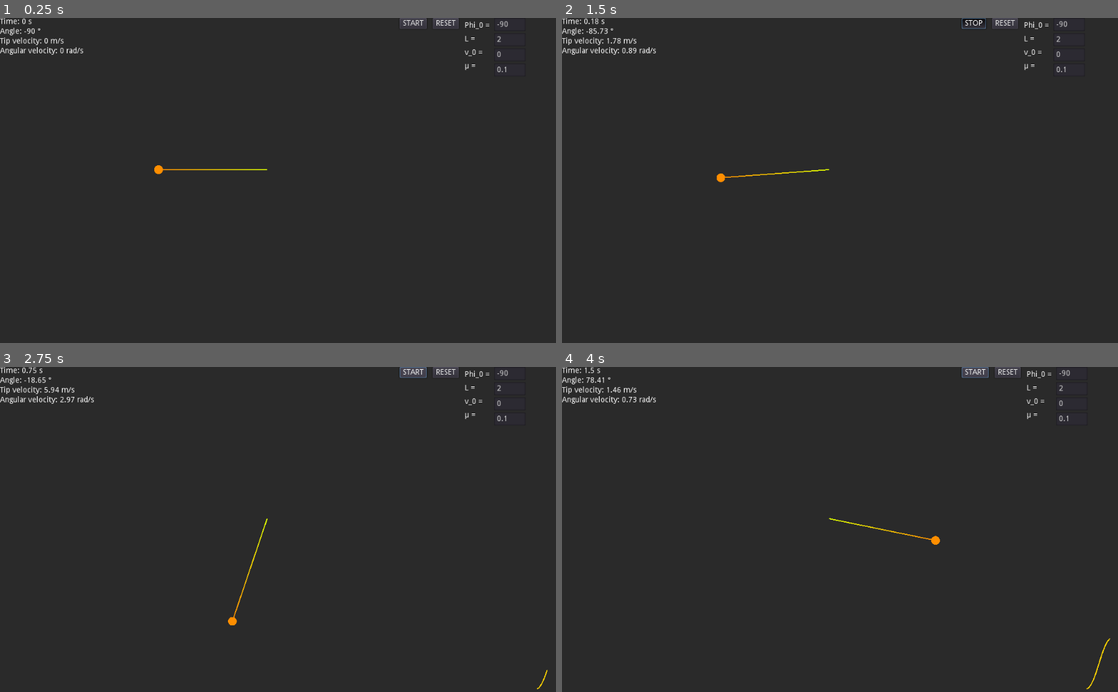
Above: before the commit, frames 1-4 (two rows, left to right).
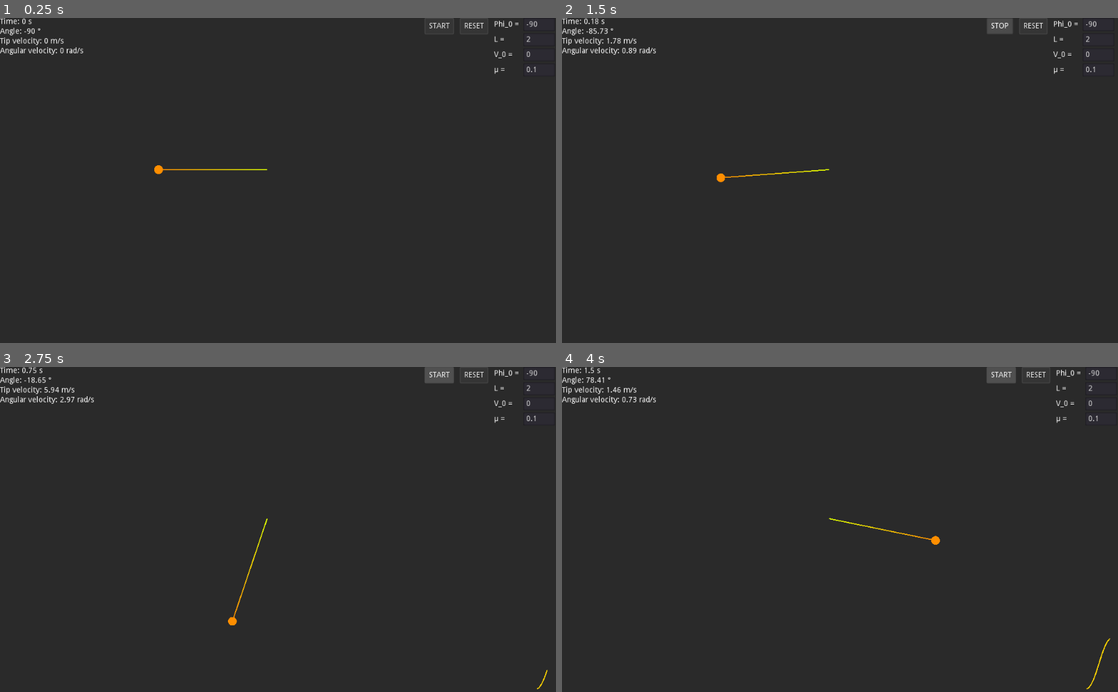
Above: after the commit, the same moments.

Repository: NuclearPhoenixx/Physics-Pendulum
Game: Godot game, scene res://scene/main.tscn
Same seed, same stepped clock (60 frames per second), same inputs: the game is played once before the commit and once after it.
Inputs:
- Up to frame 1 (0.25 s): no input
- Up to frame 2 (1.5 s): click "RESET" at 0.5 s; click "START" at 1.25 s
- Up to frame 3 (2.75 s): click "STOP" at 2 s
- Up to frame 4 (4 s): click "START" at 2.75 s; click "STOP" at 3.5 s

The runs differ from the first frame. In frame 1, 0.5% of the frame differs, in the area x 71-97%, y 0-18%; in frame 2, 0.5%; in frame 3, 0.6%; in frame 4, 0.6%.

Commit message:
small GUI changes

Diff:
--- a/scene/main.tscn
+++ b/scene/main.tscn
@@ -6,13 +6,16 @@
 [ext_resource path="res://src/gui/phi_stat.gd" type="Script" id=4]
 [ext_resource path="res://src/gui/velocity_stat.gd" type="Script" id=5]
 [ext_resource path="res://src/gui/angular_v_stat.gd" type="Script" id=6]
-[ext_resource path="res://src/gui/play_pause.gd" type="Script" id=7]
-[ext_resource path="res://src/gui/reset.gd" type="Script" id=8]
-[ext_resource path="res://src/gui/set_angle.gd" type="Script" id=9]
-[ext_resource path="res://src/gui/set_length.gd" type="Script" id=10]
-[ext_resource path="res://src/gui/set_velocity.gd" type="Script" id=11]
-[ext_resource path="res://src/gui/set_damp.gd" type="Script" id=12]
-[ext_resource path="res://src/gui/graph.gd" type="Script" id=13]
+[ext_resource path="res://texture/button_hover.tres" type="StyleBox" id=7]
+[ext_resource path="res://texture/button_press.tres" type="StyleBox" id=8]
+[ext_resource path="res://texture/button_normal.tres" type="StyleBox" id=9]
+[ext_resource path="res://src/gui/play_pause.gd" type="Script" id=10]
+[ext_resource path="res://src/gui/reset.gd" type="Script" id=11]
+[ext_resource path="res://src/gui/set_angle.gd" type="Script" id=12]
+[ext_resource path="res://src/gui/set_length.gd" type="Script" id=13]
+[ext_resource path="res://src/gui/set_velocity.gd" type="Script" id=14]
+[ext_resource path="res://src/gui/set_damp.gd" type="Script" id=15]
+[ext_resource path="res://src/gui/graph.gd" type="Script" id=16]
 
 [sub_resource type="Gradient" id=1]
 offsets = PoolRealArray( 0, 0.97351 )
@@ -22,13 +25,7 @@
 
 [sub_resource type="StyleBoxEmpty" id=3]
 
-[sub_resource type="StyleBoxEmpty" id=4]
-
-[sub_resource type="StyleBoxEmpty" id=5]
-
-[sub_resource type="StyleBoxEmpty" id=6]
-
-[node name="Node2D" type="Control"]
+[node name="Main" type="Control"]
 anchor_right = 1.0
 anchor_bottom = 1.0
 script = ExtResource( 1 )
@@ -50,7 +47,7 @@
 gradient = SubResource( 1 )
 texture_mode = 1063256064
 script = ExtResource( 2 )
-weight_color = Color( 0.996078, 0.556863, 0, 1 )
+WEIGHT_COLOR = Color( 0.996078, 0.556863, 0, 1 )
 
 [node name="StatHUD" type="VBoxContainer" parent="."]
 editor/display_folded = true
@@ -58,7 +55,7 @@
 margin_bottom = 68.0
 
 [node name="Time" type="Label" parent="StatHUD"]
-margin_right = 59.0
+margin_right = 63.0
 margin_bottom = 14.0
 text = "Time: 0 s"
 script = ExtResource( 3 )
@@ -66,7 +63,7 @@
 [node name="Angle" type="Label" parent="StatHUD"]
 pause_mode = 2
 margin_top = 18.0
-margin_right = 59.0
+margin_right = 63.0
 margin_bottom = 32.0
 text = "phi"
 script = ExtResource( 4 )
@@ -74,7 +71,7 @@
 [node name="Velocity" type="Label" parent="StatHUD"]
 pause_mode = 2
 margin_top = 36.0
-margin_right = 59.0
+margin_right = 63.0
 margin_bottom = 50.0
 text = "v"
 script = ExtResource( 5 )
@@ -82,137 +79,122 @@
 [node name="AngularV" type="Label" parent="StatHUD"]
 pause_mode = 2
 margin_top = 54.0
-margin_right = 59.0
+margin_right = 63.0
 margin_bottom = 68.0
 text = "w"
 script = ExtResource( 6 )
 
-[node name="CtrlHUD" type="HBoxContainer" parent="."]
+[node name="ControlGUI" type="HBoxContainer" parent="."]
 pause_mode = 2
 anchor_left = 1.0
 anchor_right = 1.0
-margin_left = -288.0
-margin_bottom = 80.0
-
-[node name="Buttons" type="VBoxContainer" parent="CtrlHUD"]
+margin_left = -242.0
+margin_bottom = 98.0
+
+[node name="Buttons" type="VBoxContainer" parent="ControlGUI"]
 editor/display_folded = true
-margin_right = 116.0
+margin_right = 124.0
 margin_bottom = 108.0
 
-[node name="HBoxContainer" type="HBoxContainer" parent="CtrlHUD/Buttons"]
-margin_right = 116.0
-margin_bottom = 20.0
-
-[node name="StartStop" type="Button" parent="CtrlHUD/Buttons/HBoxContainer"]
-margin_right = 50.0
-margin_bottom = 20.0
+[node name="HBoxContainer" type="HBoxContainer" parent="ControlGUI/Buttons"]
+margin_right = 124.0
+margin_bottom = 30.0
+
+[node name="StartStop" type="Button" parent="ControlGUI/Buttons/HBoxContainer"]
+margin_right = 54.0
+margin_bottom = 30.0
+focus_mode = 0
+custom_styles/hover = ExtResource( 7 )
+custom_styles/pressed = ExtResource( 8 )
+custom_styles/normal = ExtResource( 9 )
 toggle_mode = true
+enabled_focus_mode = 0
 text = "START"
-script = ExtResource( 7 )
-
-[node name="HSeparator" type="HSeparator" parent="CtrlHUD/Buttons/HBoxContainer"]
-margin_left = 54.0
-margin_right = 57.0
-margin_bottom = 20.0
+script = ExtResource( 10 )
+
+[node name="HSeparator" type="HSeparator" parent="ControlGUI/Buttons/HBoxContainer"]
+margin_left = 58.0
+margin_right = 61.0
+margin_bottom = 30.0
 custom_styles/separator = SubResource( 2 )
 
-[node name="Reset" type="Button" parent="CtrlHUD/Buttons/HBoxContainer"]
-margin_left = 61.0
-margin_right = 109.0
-margin_bottom = 20.0
+[node name="Reset" type="Button" parent="ControlGUI/Buttons/HBoxContainer"]
+margin_left = 65.0
+margin_right = 117.0
+margin_bottom = 30.0
+focus_mode = 0
+custom_styles/hover = ExtResource( 7 )
+custom_styles/normal = ExtResource( 9 )
+enabled_focus_mode = 0
 text = "RESET"
-script = ExtResource( 8 )
-
-[node name="HSeparator2" type="HSeparator" parent="CtrlHUD/Buttons/HBoxContainer"]
-margin_left = 113.0
-margin_right = 116.0
-margin_bottom = 20.0
+script = ExtResource( 11 )
+
+[node name="HSeparator2" type="HSeparator" parent="ControlGUI/Buttons/HBoxContainer"]
+margin_left = 121.0
+margin_right = 124.0
+margin_bottom = 30.0
 custom_styles/separator = SubResource( 3 )
 
-[node name="Description" type="VBoxContainer" parent="CtrlHUD"]
+[node name="Settings" type="GridContainer" parent="ControlGUI"]
 editor/display_folded = true
-margin_left = 120.0
-margin_right = 170.0
+margin_left = 128.0
+margin_right = 240.0
 margin_bottom = 108.0
-
-[node name="VSeparator3" type="VSeparator" parent="CtrlHUD/Description"]
-margin_right = 50.0
-margin_bottom = 3.0
-custom_styles/separator = SubResource( 4 )
-
-[node name="Angle" type="Label" parent="CtrlHUD/Description"]
-margin_top = 7.0
-margin_right = 50.0
-margin_bottom = 21.0
+columns = 2
+
+[node name="AngleText" type="Label" parent="ControlGUI/Settings"]
+margin_top = 5.0
+margin_right = 50.0
+margin_bottom = 19.0
 text = "Phi_0 = "
 
-[node name="VSeparator" type="VSeparator" parent="CtrlHUD/Description"]
-margin_top = 25.0
-margin_right = 50.0
-margin_bottom = 28.0
-custom_styles/separator = SubResource( 5 )
-
-[node name="Length" type="Label" parent="CtrlHUD/Description"]
-margin_top = 32.0
-margin_right = 50.0
-margin_bottom = 46.0
-text = "L = "
-
-[node name="VSeparator2" type="VSeparator" parent="CtrlHUD/Description"]
-margin_top = 50.0
-margin_right = 50.0
-margin_bottom = 53.0
-custom_styles/separator = SubResource( 6 )
-
-[node name="Velocity" type="Label" parent="CtrlHUD/Description"]
-margin_top = 57.0
-margin_right = 50.0
-margin_bottom = 71.0
-text = "v_0 = "
-
-[node name="VSeparator4" type="VSeparator" parent="CtrlHUD/Description"]
-margin_top = 75.0
-margin_right = 50.0
-margin_bottom = 78.0
-custom_styles/separator = SubResource( 6 )
-
-[node name="DampingMu" type="Label" parent="CtrlHUD/Description"]
-margin_top = 82.0
-margin_right = 50.0
-margin_bottom = 96.0
-text = "µ = "
-
-[node name="Settings" type="VBoxContainer" parent="CtrlHUD"]
-editor/display_folded = true
-margin_left = 174.0
-margin_right = 232.0
-margin_bottom = 108.0
-
-[node name="Angle" type="LineEdit" parent="CtrlHUD/Settings"]
-margin_right = 58.0
+[node name="Angle" type="LineEdit" parent="ControlGUI/Settings"]
+margin_left = 54.0
+margin_right = 112.0
 margin_bottom = 24.0
 max_length = 6
-script = ExtResource( 9 )
-
-[node name="Length" type="LineEdit" parent="CtrlHUD/Settings"]
+script = ExtResource( 12 )
+
+[node name="LengthText" type="Label" parent="ControlGUI/Settings"]
+margin_top = 33.0
+margin_right = 50.0
+margin_bottom = 47.0
+text = "L = "
+
+[node name="Length" type="LineEdit" parent="ControlGUI/Settings"]
+margin_left = 54.0
 margin_top = 28.0
-margin_right = 58.0
+margin_right = 112.0
 margin_bottom = 52.0
 max_length = 6
-script = ExtResource( 10 )
-
-[node name="Velocity" type="LineEdit" parent="CtrlHUD/Settings"]
+script = ExtResource( 13 )
+
+[node name="VelocityText" type="Label" parent="ControlGUI/Settings"]
+margin_top = 61.0
+margin_right = 50.0
+margin_bottom = 75.0
+text = "V_0 = "
+
+[node name="Velocity" type="LineEdit" parent="ControlGUI/Settings"]
+margin_left = 54.0
 margin_top = 56.0
-margin_right = 58.0
+margin_right = 112.0
 margin_bottom = 80.0
 max_length = 6
-script = ExtResource( 11 )
-
-[node name="Damp" type="LineEdit" parent="CtrlHUD/Settings"]
+script = ExtResource( 14 )
+
+[node name="DampText" type="Label" parent="ControlGUI/Settings"]
+margin_top = 89.0
+margin_right = 50.0
+margin_bottom = 103.0
+text = "µ = "
+
+[node name="Damp" type="LineEdit" parent="ControlGUI/Settings"]
+margin_left = 54.0
 margin_top = 84.0
-margin_right = 58.0
+margin_right = 112.0
 margin_bottom = 108.0
-script = ExtResource( 12 )
+script = ExtResource( 15 )
 
 [node name="Container" type="MarginContainer" parent="."]
 anchor_left = 1.0
@@ -229,13 +211,13 @@
 joint_mode = 2
 begin_cap_mode = 2
 end_cap_mode = 2
-script = ExtResource( 13 )
+script = ExtResource( 16 )
 
 [node name="Timer" type="Timer" parent="Container"]
 wait_time = 0.1
 autostart = true
-[connection signal="text_entered" from="CtrlHUD/Settings/Angle" to="CtrlHUD/Settings/Angle" method="_on_Angle_text_entered"]
-[connection signal="text_entered" from="CtrlHUD/Settings/Length" to="CtrlHUD/Settings/Length" method="_on_Length_text_entered"]
-[connection signal="text_entered" from="CtrlHUD/Settings/Velocity" to="CtrlHUD/Settings/Velocity" method="_on_Velocity_text_entered"]
-[connection signal="text_entered" from="CtrlHUD/Settings/Damp" to="CtrlHUD/Settings/Damp" method="_on_Damp_text_entered"]
+[connection signal="text_entered" from="ControlGUI/Settings/Angle" to="ControlGUI/Settings/Angle" method="_on_Angle_text_entered"]
+[connection signal="text_entered" from="ControlGUI/Settings/Length" to="ControlGUI/Settings/Length" method="_on_Length_text_entered"]
+[connection signal="text_entered" from="ControlGUI/Settings/Velocity" to="ControlGUI/Settings/Velocity" method="_on_Velocity_text_entered"]
+[connection signal="text_entered" from="ControlGUI/Settings/Damp" to="ControlGUI/Settings/Damp" method="_on_Damp_text_entered"]
 [connection signal="timeout" from="Container/Timer" to="Container/Graph" method="_on_Timer_timeout"]
--- a/src/gui/angular_v_stat.gd
+++ b/src/gui/angular_v_stat.gd
@@ -1,6 +1,6 @@
 extends Label
 
-onready var pendulum = get_tree().get_root().get_node("Node2D/CenterContainer/Pendulum")
+onready var pendulum = get_tree().get_root().get_node("Main/CenterContainer/Pendulum")
 
 # UPDATE ANGULAR VELOCITY OF THE PENDULUM
 func _process(delta):
--- a/src/gui/graph.gd
+++ b/src/gui/graph.gd
@@ -1,7 +1,8 @@
 extends Line2D
 
-onready var pendulum = get_tree().get_root().get_node("Node2D/CenterContainer/Pendulum")
-onready var amplitude = get_tree().get_root().get_node("Node2D/CtrlHUD/Settings/Angle")
+onready var main = get_tree().get_root().get_node("Main")
+onready var pendulum = main.get_node("CenterContainer/Pendulum")
+onready var amplitude = main.get_node("ControlGUI/Settings/Angle")
 
 var SPEED = 0.5 #moving speed of the graph
 
--- a/src/gui/phi_stat.gd
+++ b/src/gui/phi_stat.gd
@@ -1,6 +1,6 @@
 extends Label
 
-onready var pendulum = get_tree().get_root().get_node("Node2D/CenterContainer/Pendulum")
+onready var pendulum = get_tree().get_root().get_node("Main/CenterContainer/Pendulum")
 
 # UPDATE ANGLE OF PHI IN DEGREES
 func _process(delta):
--- a/src/gui/set_angle.gd
+++ b/src/gui/set_angle.gd
@@ -1,7 +1,7 @@
 extends LineEdit
 
-onready var pendulum = get_tree().get_root().get_node("Node2D/CenterContainer/Pendulum")
-onready var main = get_tree().get_root().get_node("Node2D")
+onready var main = get_tree().get_root().get_node("Main")
+onready var pendulum = main.get_node("CenterContainer/Pendulum")
 
 # UPDATE PHI_0 INIT ANGLE VALUE
 func _on_Angle_text_entered(new_text):
--- a/src/gui/set_damp.gd
+++ b/src/gui/set_damp.gd
@@ -1,7 +1,7 @@
 extends LineEdit
 
-onready var pendulum = get_tree().get_root().get_node("Node2D/CenterContainer/Pendulum")
-onready var main = get_tree().get_root().get_node("Node2D")
+onready var main = get_tree().get_root().get_node("Main")
+onready var pendulum = main.get_node("CenterContainer/Pendulum")
 
 # UPDATE DAMPING FACTOR
 func _on_Damp_text_entered(new_text):
--- a/src/gui/set_length.gd
+++ b/src/gui/set_length.gd
@@ -1,7 +1,7 @@
 extends LineEdit
 
-onready var pendulum = get_tree().get_root().get_node("Node2D/CenterContainer/Pendulum")
-onready var main = get_tree().get_root().get_node("Node2D")
+onready var main = get_tree().get_root().get_node("Main")
+onready var pendulum = main.get_node("CenterContainer/Pendulum")
 
 # UPDATE PENDULUM LENGTH
 func _on_Length_text_entered(new_text):
--- a/src/gui/set_velocity.gd
+++ b/src/gui/set_velocity.gd
@@ -1,7 +1,7 @@
 extends LineEdit
 
-onready var pendulum = get_tree().get_root().get_node("Node2D/CenterContainer/Pendulum")
-onready var main = get_tree().get_root().get_node("Node2D")
+onready var main = get_tree().get_root().get_node("Main")
+onready var pendulum = main.get_node("CenterContainer/Pendulum")
 
 # UPDATE V_0 INITIAL VELOCITY
 func _on_Velocity_text_entered(new_text):
--- a/src/gui/velocity_stat.gd
+++ b/src/gui/velocity_stat.gd
@@ -1,6 +1,6 @@
 extends Label
 
-onready var pendulum = get_tree().get_root().get_node("Node2D/CenterContainer/Pendulum")
+onready var pendulum = get_tree().get_root().get_node("Main/CenterContainer/Pendulum")
 
 # UPDATE VELOCITY OF THE PENDULUM TIP
 func _process(delta):
--- a/src/main.gd
+++ b/src/main.gd
@@ -6,11 +6,12 @@
 var SECTION = "Initial Values"
 
 # GET NODES INIT
-onready var angleSet = get_node("CtrlHUD/Settings/Angle")
-onready var LengthSet = get_node("CtrlHUD/Settings/Length")
-onready var VelocitySet = get_node("CtrlHUD/Settings/Velocity")
-onready var DampSet = get_node("CtrlHUD/Settings/Damp")
-onready var pendulum = get_tree().get_root().get_node("Node2D/CenterContainer/Pendulum")
+onready var Settings = get_node("ControlGUI/Settings")
+onready var AngleSet = Settings.get_node("Angle")
+onready var LengthSet = Settings.get_node("Length")
+onready var VelocitySet = Settings.get_node("Velocity")
+onready var DampSet = Settings.get_node("Damp")
+onready var Pendulum = get_node("CenterContainer/Pendulum")
 
 # STANDARD VARIABLES
 var PHI = PI / 2 #starting angle of the pendulum
@@ -27,15 +28,15 @@
 	var c = config.get_value(SECTION, "V_0", V_0)
 	var d = config.get_value(SECTION, "GAMMA", GAMMA)
 
-	angleSet.text = String(stepify(- a * 180 / PI, 0.01))
-	pendulum.phi = a
+	AngleSet.text = String(stepify(- a * 180 / PI, 0.01))
+	Pendulum.phi = a
 	LengthSet.text = String(b)
-	pendulum.l = b
-	pendulum.updatePhi()
+	Pendulum.l = b
+	Pendulum.updatePhi()
 	VelocitySet.text = String(c)
-	pendulum.phi_first = - c / pendulum.l
+	Pendulum.phi_first = - c / Pendulum.l
 	DampSet.text = String(d)
-	pendulum.gamma = d
+	Pendulum.gamma = d
 
 # SAVE A VALUE TO THE CONFIG
 func saveConfig(key, value):
--- a/src/pendulum.gd
+++ b/src/pendulum.gd
@@ -8,8 +8,8 @@
 var g = 9.81 #m/s^2, gravitational acceleration
 var gamma = 0.1 #damping ratio to take friction into account
 
-export(Color) var weight_color = Color(1,1,1,1)
-export(int) var weight_radius = 8
+export(Color) var WEIGHT_COLOR = Color(1,1,1,1)
+export(int) var WEIGHT_RADIUS = 8
 var new_vector = Vector2()
 
 # INIT FUNCTION
@@ -18,7 +18,7 @@
 
 # DRAW THE PENDULUM WEIGHTED TIP
 func _draw():
-	draw_circle(new_vector, weight_radius, weight_color)
+	draw_circle(new_vector, WEIGHT_RADIUS, WEIGHT_COLOR)
 
 # FUNCTION TO UPDATE PHI
 func updatePhi(a=phi):
--- /dev/null
+++ b/texture/button_hover.tres
@@ -0,0 +1,18 @@
+[gd_resource type="StyleBoxFlat" format=2]
+
+[resource]
+content_margin_left = 8.0
+content_margin_right = 8.0
+content_margin_top = 8.0
+content_margin_bottom = 8.0
+bg_color = Color( 0.313726, 0.313726, 0.313726, 1 )
+border_width_left = 2
+border_width_top = 2
+border_width_right = 2
+border_width_bottom = 2
+border_color = Color( 0.294118, 0.294118, 0.294118, 1 )
+border_blend = true
+corner_radius_top_left = 2
+corner_radius_top_right = 2
+corner_radius_bottom_right = 2
+corner_radius_bottom_left = 2
--- /dev/null
+++ b/texture/button_normal.tres
@@ -0,0 +1,18 @@
+[gd_resource type="StyleBoxFlat" format=2]
+
+[resource]
+content_margin_left = 8.0
+content_margin_right = 8.0
+content_margin_top = 8.0
+content_margin_bottom = 8.0
+bg_color = Color( 0.207843, 0.207843, 0.207843, 1 )
+border_width_left = 2
+border_width_top = 2
+border_width_right = 2
+border_width_bottom = 2
+border_color = Color( 0.294118, 0.294118, 0.294118, 1 )
+border_blend = true
+corner_radius_top_left = 2
+corner_radius_top_right = 2
+corner_radius_bottom_right = 2
+corner_radius_bottom_left = 2
--- /dev/null
+++ b/texture/button_press.tres
@@ -0,0 +1,18 @@
+[gd_resource type="StyleBoxFlat" format=2]
+
+[resource]
+content_margin_left = 8.0
+content_margin_right = 8.0
+content_margin_top = 8.0
+content_margin_bottom = 8.0
+bg_color = Color( 0.294118, 0.294118, 0.294118, 1 )
+border_width_left = 2
+border_width_top = 2
+border_width_right = 2
+border_width_bottom = 2
+border_color = Color( 0.207843, 0.207843, 0.207843, 1 )
+border_blend = true
+corner_radius_top_left = 2
+corner_radius_top_right = 2
+corner_radius_bottom_right = 2
+corner_radius_bottom_left = 2
